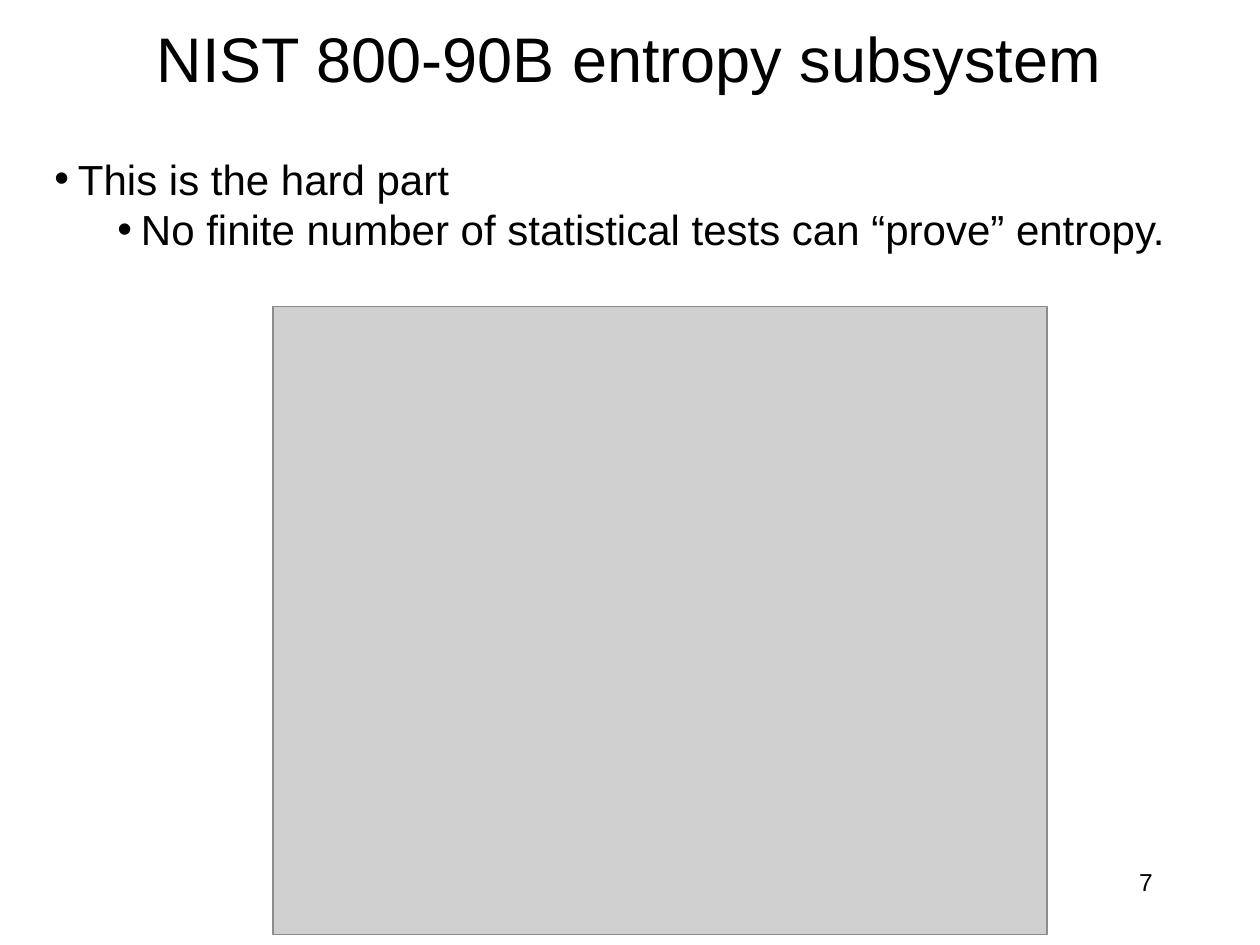
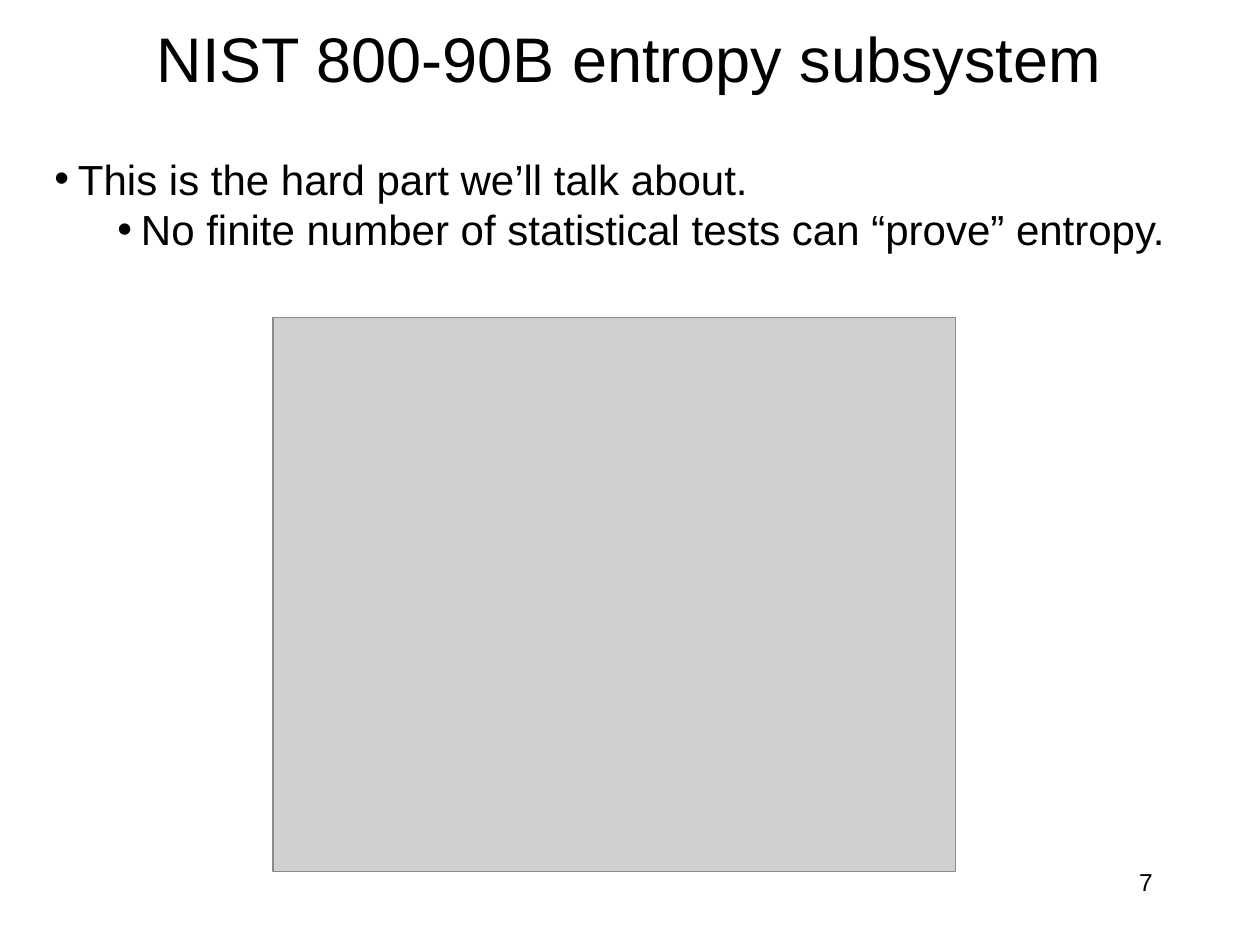
Before and after one commit to jlmucb/class_notes, a slide deck: slide 7 of BerkeleyClass/CS290Spring2013/Lectures/entropy_talk.pptx. Drawn at 1260x945 pixels with LibreOffice and Linux fonts; fonts in the diff are those of the drawing; grey boxes stand for pictures. Boxes give left, top, right and bottom in pixels: in the first picture for what was removed or moved away, otherwise in the second. Text is boxed around its words. In the diff, an @@ line names an element or a change of style, - is before the commit and + after.

```diff
--- a/BerkeleyClass/CS290Spring2013/Lectures/entropy_talk.pptx
+++ b/BerkeleyClass/CS290Spring2013/Lectures/entropy_talk.pptx
@@ text at [78,164,748,203]: text changed @@
-• This is the hard part
+• This is the hard part we’ll talk about.
@@ picture: place and size @@
-picture at [273,306,1047,934]
+picture at [273,318,956,871]
```
Also in this commit, not shown: 9 other slides changed.
